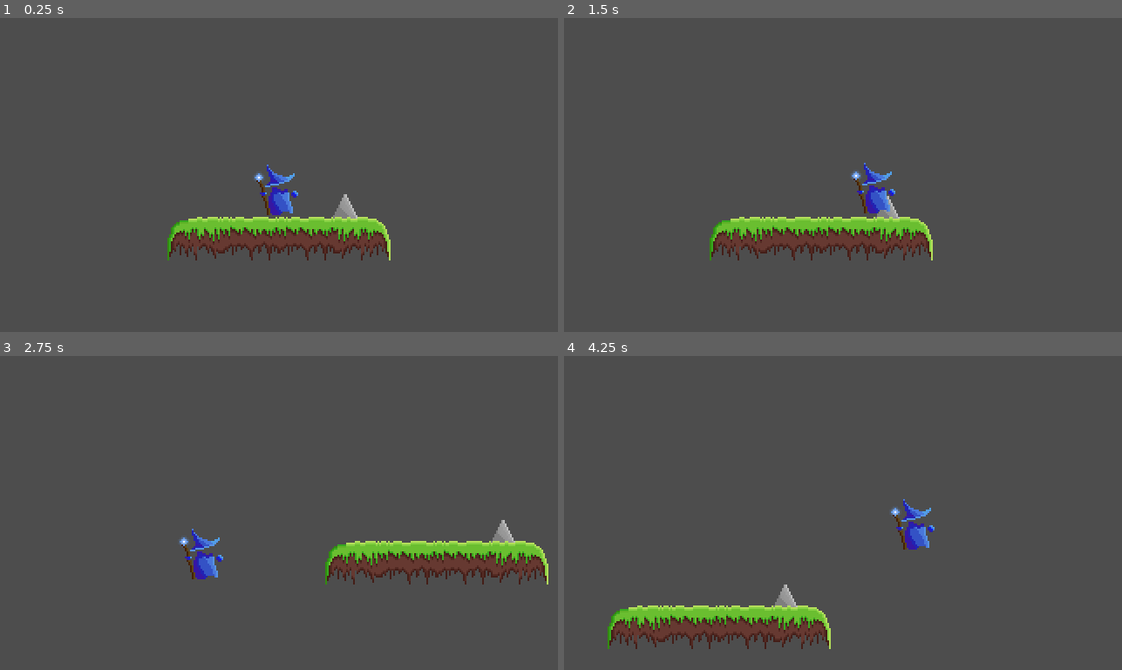
Above: before the commit, frames 1-4 (two rows, left to right).
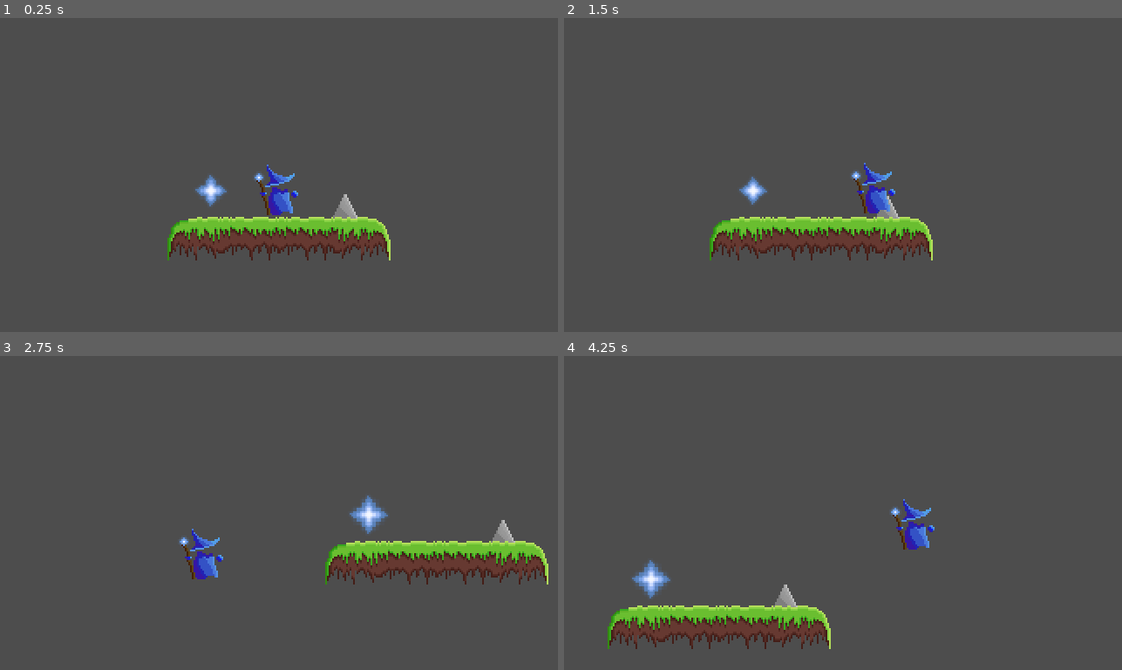
Above: after the commit, the same moments.

Repository: morganlabs-college/barrys-adventure
Game: Godot game, scene res://levels/main.tscn
The game is run twice, just before and just after one commit, with the same random seed, the same clock (stepped at 60 frames per second) and the same inputs.
Inputs:
- Up to frame 1 (0.25 s): no input
- Up to frame 2 (1.5 s): hold Shift (Sprint) 0.53-1.28 s; hold Right (Right) from 0.53 s (still down); tap Space (Jump) at 0.77 s; tap Shift (Sprint) at 1.35 s
- Up to frame 3 (2.75 s): tap Space (Jump) at 1.52 s; release Right (Right) at 2.03 s; hold Left (Left) from 2.03 s (still down); hold Shift (Sprint) from 2.03 s (still down)
- Up to frame 4 (4.25 s): release Left (Left) at 2.78 s; release Shift (Sprint) at 2.78 s; hold Right (Right) from 2.78 s (still down); tap Shift (Sprint) at 2.85 s; tap Space (Jump) at 3.02, 3.77 s; hold Shift (Sprint) from 3.53 s (still down)

The runs differ from the first frame. In frame 1, 0.3% of the frame differs, in the area x 35-41%, y 50-60%; in frame 2, 0.2%; in frame 3, 0.4%, in the area x 62-70%, y 44-57%; in frame 4, 0.4%.

Commit message:
feat: mana item
Currently does not do anything

Diff:
--- /dev/null
+++ b/src/components/mana/mana.tscn
@@ -0,0 +1,65 @@
+[gd_scene load_steps=10 format=3 uid="uid://bbecv4dgb47g1"]
+
+[ext_resource type="Texture2D" uid="uid://bqlca0h3x3srp" path="res://assets/items/mana.png" id="1_ukb8f"]
+
+[sub_resource type="AtlasTexture" id="AtlasTexture_gfvjq"]
+atlas = ExtResource("1_ukb8f")
+region = Rect2(0, 0, 32, 32)
+
+[sub_resource type="AtlasTexture" id="AtlasTexture_hei2o"]
+atlas = ExtResource("1_ukb8f")
+region = Rect2(32, 0, 32, 32)
+
+[sub_resource type="AtlasTexture" id="AtlasTexture_bbs1r"]
+atlas = ExtResource("1_ukb8f")
+region = Rect2(64, 0, 32, 32)
+
+[sub_resource type="AtlasTexture" id="AtlasTexture_tpmx4"]
+atlas = ExtResource("1_ukb8f")
+region = Rect2(96, 0, 32, 32)
+
+[sub_resource type="AtlasTexture" id="AtlasTexture_woy6x"]
+atlas = ExtResource("1_ukb8f")
+region = Rect2(128, 0, 32, 32)
+
+[sub_resource type="AtlasTexture" id="AtlasTexture_u8yn0"]
+atlas = ExtResource("1_ukb8f")
+region = Rect2(160, 0, 32, 32)
+
+[sub_resource type="SpriteFrames" id="SpriteFrames_fkl1u"]
+animations = [{
+"frames": [{
+"duration": 1.0,
+"texture": SubResource("AtlasTexture_gfvjq")
+}, {
+"duration": 1.0,
+"texture": SubResource("AtlasTexture_hei2o")
+}, {
+"duration": 1.0,
+"texture": SubResource("AtlasTexture_bbs1r")
+}, {
+"duration": 1.0,
+"texture": SubResource("AtlasTexture_tpmx4")
+}, {
+"duration": 1.0,
+"texture": SubResource("AtlasTexture_woy6x")
+}, {
+"duration": 1.0,
+"texture": SubResource("AtlasTexture_u8yn0")
+}],
+"loop": true,
+"name": &"default",
+"speed": 5.0
+}]
+
+[sub_resource type="CircleShape2D" id="CircleShape2D_7wiay"]
+radius = 7.07107
+
+[node name="Mana" type="Node2D"]
+
+[node name="AnimatedSprite2D" type="AnimatedSprite2D" parent="."]
+sprite_frames = SubResource("SpriteFrames_fkl1u")
+autoplay = "default"
+
+[node name="CollisionShape2D" type="CollisionShape2D" parent="."]
+shape = SubResource("CircleShape2D_7wiay")
--- a/src/levels/main.tscn
+++ b/src/levels/main.tscn
@@ -1,9 +1,10 @@
-[gd_scene load_steps=8 format=3 uid="uid://cq8rdtnkftcof"]
+[gd_scene load_steps=9 format=3 uid="uid://cq8rdtnkftcof"]
 
 [ext_resource type="PackedScene" uid="uid://b7qnu5d6ca3rh" path="res://components/player/player.tscn" id="1_jf0et"]
 [ext_resource type="Texture2D" uid="uid://bmtev2k1iday6" path="res://assets/test.png" id="2_rhx5p"]
 [ext_resource type="PackedScene" uid="uid://7xa41tvutwyc" path="res://components/killzone/killzone.tscn" id="3_geksk"]
 [ext_resource type="PackedScene" uid="uid://iwxcjne1wtr3" path="res://components/spike/spike.tscn" id="4_ksgt5"]
+[ext_resource type="PackedScene" uid="uid://bbecv4dgb47g1" path="res://components/mana/mana.tscn" id="5_nsl1p"]
 
 [sub_resource type="TileSetAtlasSource" id="TileSetAtlasSource_2tb63"]
 texture = ExtResource("2_rhx5p")
@@ -28,22 +29,25 @@
 [node name="Spike" parent="." instance=ExtResource("4_ksgt5")]
 position = Vector2(38, 33)
 
-[node name="CharacterBody2D" parent="." instance=ExtResource("1_jf0et")]
+[node name="Player" parent="." instance=ExtResource("1_jf0et")]
 position = Vector2(0, 8)
 
-[node name="Camera2D" type="Camera2D" parent="CharacterBody2D"]
+[node name="Camera2D" type="Camera2D" parent="Player"]
 zoom = Vector2(2, 2)
 position_smoothing_enabled = true
 
-[node name="environment" type="Node2D" parent="."]
+[node name="Environment" type="Node2D" parent="."]
 
-[node name="foreground" type="TileMapLayer" parent="environment"]
+[node name="Ground" type="TileMapLayer" parent="Environment"]
 use_parent_material = true
 tile_map_data = PackedByteArray(0, 0, 254, 255, 1, 0, 3, 0, 0, 0, 0, 0, 0, 0, 255, 255, 1, 0, 3, 0, 2, 0, 0, 0, 0, 0, 0, 0, 1, 0, 3, 0, 2, 0, 0, 0, 0, 0, 1, 0, 1, 0, 3, 0, 1, 0, 0, 0, 0, 0)
 tile_set = SubResource("TileSet_u5ga4")
 
-[node name="Killzone" parent="environment" instance=ExtResource("3_geksk")]
+[node name="Killzone" parent="Environment" instance=ExtResource("3_geksk")]
 position = Vector2(0, 137)
 
-[node name="CollisionShape2D" type="CollisionShape2D" parent="environment/Killzone"]
+[node name="CollisionShape2D" type="CollisionShape2D" parent="Environment/Killzone"]
 shape = SubResource("WorldBoundaryShape2D_dpo37")
+
+[node name="Mana" parent="." instance=ExtResource("5_nsl1p")]
+position = Vector2(-39, 17)
Binary file added: src/assets/items/mana.png
Not shown, added: src/assets/items/mana.png.import
Not shown, changed: assets/final/item/mana.ase
